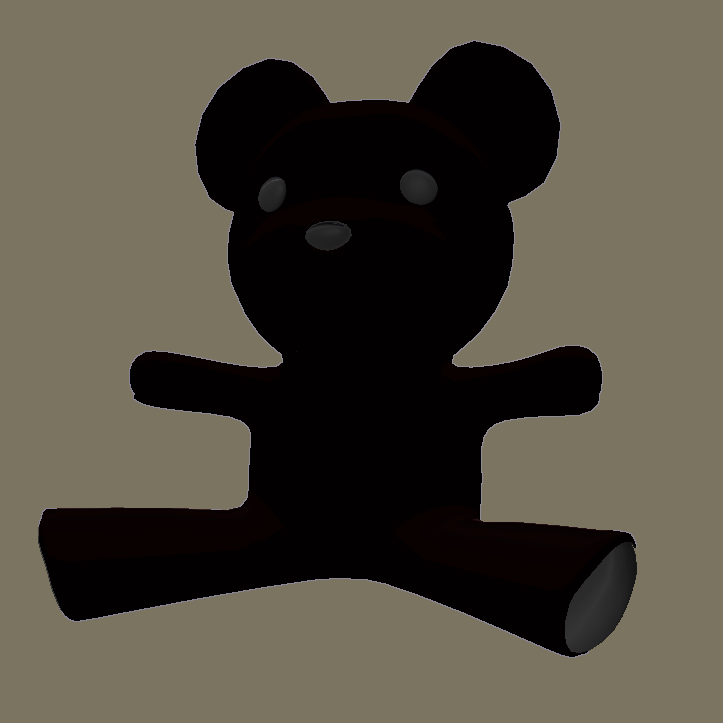
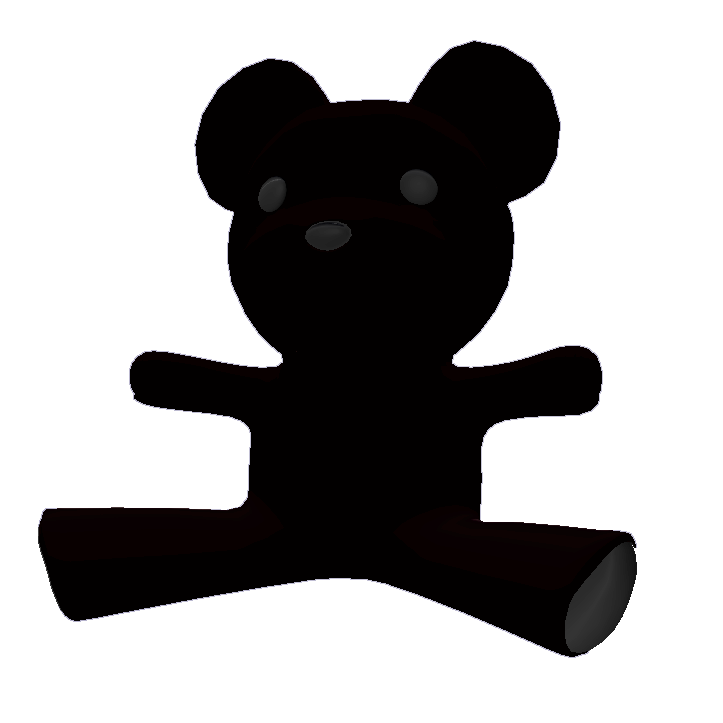
Revision of a layered w=723, h=723 image; what changed, layer by layer:
hid "圖層 1" over [0, 0, 723, 723]
